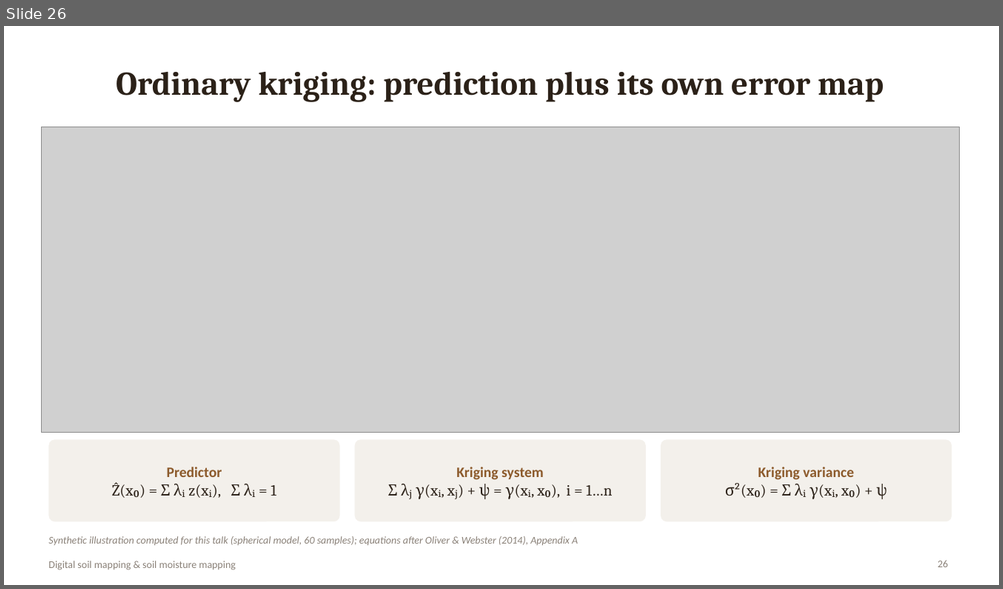
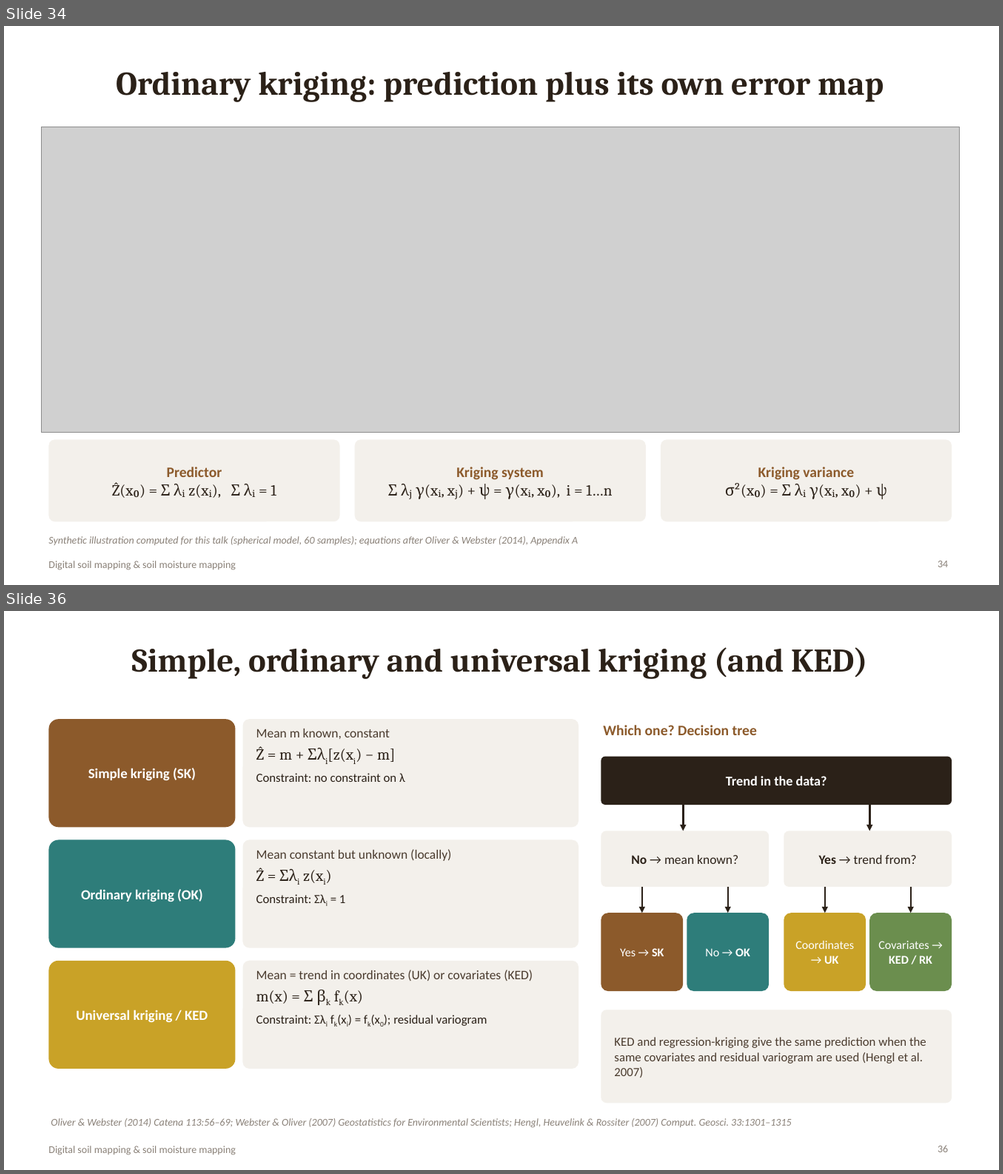
Before and after one commit to animesh270799-ctrl/meta, a slide deck: DSM_Soil_Moisture_Mapping.pptx. Shown one above the other, each under a label of ours: slide 26 before the commit, slides 34 and 36 after it; the slides between them are not shown. The pictures are 1003x589 and 1003x1174 pixels, drawn with LibreOffice and Linux fonts; fonts in the diff are those of the drawing; grey boxes stand for pictures. Boxes give left, top, right and bottom in pixels: in the first picture for what was removed or moved away, otherwise in the second. Text is boxed around its words. In the diff, an @@ line names an element or a change of style, - is before the commit and + after.

```diff
--- a/DSM_Soil_Moisture_Mapping.pptx
+++ b/DSM_Soil_Moisture_Mapping.pptx
@@ slide 36 added at [4, 611, 999, 1170], background #FFFFFF; not listed: 1 template element that a slide beside it also shows @@
@@ title added at [132, 647, 868, 679], 32 pt, text #2B2118, bold @@
+Simple, ordinary and universal kriging (and KED)
@@ rounded rectangle added at [48, 719, 236, 827], fill #8C5A2B, 13.5 pt, text #FFFFFF, bold @@
+Simple kriging (SK)
@@ rounded rectangle added at [243, 719, 578, 827], fill #F3F0EB @@
@@ text added at [256, 729, 405, 782], 12 pt, text #2B2118 @@
+Mean m known, constant
+Ẑ = m + Σλi[z(xi) − m]
+Constraint: no constraint on λ
@@ text added at [603, 725, 757, 735], 14 pt, text #8C5A2B, bold @@
+Which one? Decision tree
@@ rounded rectangle added at [601, 757, 951, 805], fill #2B2118, 13 pt, text #FFFFFF, bold @@
+Trend in the data?
@@ arrow added from (683, 805) to (683, 831), #2B2118 2 pt @@
@@ arrow added from (870, 805) to (870, 831), #2B2118 2 pt @@
@@ rounded rectangle added at [601, 831, 768, 887], fill #F3F0EB, 12.5 pt, text #2B2118 @@
+No → mean known?
@@ rounded rectangle added at [784, 831, 951, 887], fill #F3F0EB, 12.5 pt, text #2B2118 @@
+Yes → trend from?
@@ rounded rectangle added at [48, 840, 236, 948], fill #2E7D7A, 13.5 pt, text #FFFFFF, bold @@
+Ordinary kriging (OK)
@@ rounded rectangle added at [243, 840, 578, 948], fill #F3F0EB @@
@@ text added at [256, 849, 451, 903], 12.5 pt, text #4A3B2E @@
+Mean constant but unknown (locally)
+Ẑ = Σλi z(xi)
+Constraint: Σλi = 1
@@ arrow added from (642, 887) to (642, 913), #2B2118 1.5 pt @@
@@ arrow added from (728, 887) to (728, 913), #2B2118 1.5 pt @@
@@ arrow added from (825, 887) to (825, 913), #2B2118 1.5 pt @@
@@ arrow added from (910, 887) to (910, 913), #2B2118 1.5 pt @@
@@ rounded rectangle added at [601, 913, 683, 991], fill #8C5A2B, 11.5 pt, text #FFFFFF @@
+Yes → SK
@@ rounded rectangle added at [687, 913, 768, 991], fill #2E7D7A, 11.5 pt, text #FFFFFF @@
+No → OK
@@ rounded rectangle added at [784, 913, 866, 991], fill #C9A227, 11.5 pt, text #FFFFFF @@
+Coordinates → UK
@@ rounded rectangle added at [870, 913, 951, 991], fill #6B8E4E, 11.5 pt, text #FFFFFF @@
+Covariates → KED / RK
@@ rounded rectangle added at [48, 961, 236, 1069], fill #C9A227, 13.5 pt, text #FFFFFF, bold @@
+Universal kriging / KED
@@ rounded rectangle added at [243, 961, 578, 1069], fill #F3F0EB @@
@@ text added at [256, 970, 532, 1026], 12 pt, text #2B2118 @@
+Mean = trend in coordinates (UK) or covariates (KED)
+m(x) = Σ βk fk(x)
+Constraint: Σλi fk(xi) = fk(x0); residual variogram
@@ rounded rectangle added at [601, 1010, 951, 1103], fill #F3F0EB @@
@@ text added at [614, 1037, 926, 1078], 12 pt, text #4A3B2E @@
+KED and regression-kriging give the same prediction when the same covariates and residual variogram are used (Hengl et al. 2007)
@@ text added at [51, 1119, 791, 1128], 10 pt, text #8A8178, italic @@
+Oliver & Webster (2014) Catena 113:56–69; Webster & Oliver (2007) Geostatistics for Environmental Scientists; Hengl, Heuvelink & Rossiter (2007) Comput. Geosci. 33:1301–1315
@@ page number added at [937, 1145, 948, 1153], 10 pt, text #8A8178 @@
+36
@@ what was slide 26 is now slide 34 @@
@@ page number at [937, 561, 948, 568]: text changed @@
-26
+34
```
Also in this commit, not shown: 1 slide changed, 13 other slides added.
